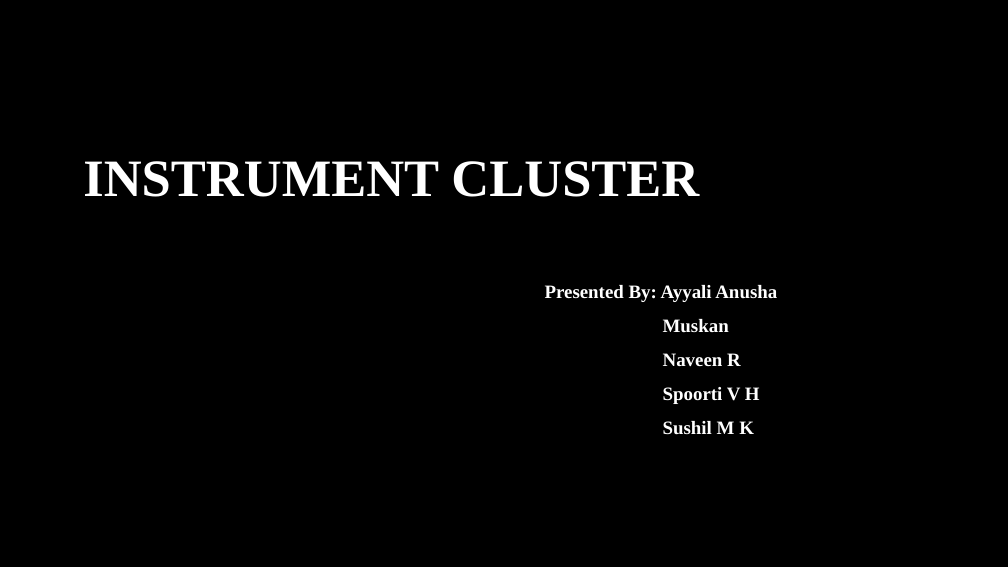
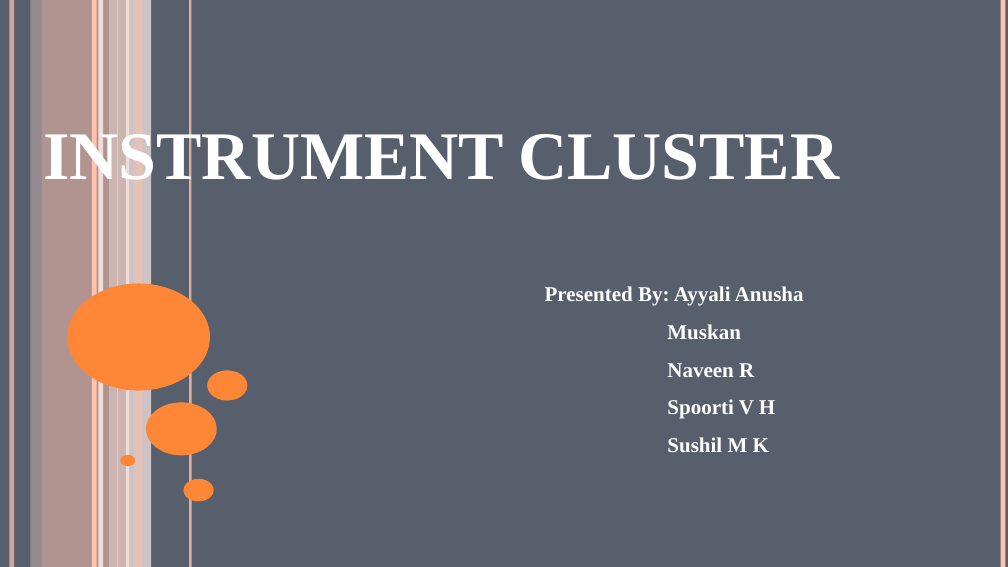
Before and after one commit to SKUP-BATCH4/TEAM-5-IC, a slide deck: slide 1 of INSTRUMENTAL CLUSTER.pptx. Drawn at 1008x567 pixels with LibreOffice and Linux fonts; fonts in the diff are those of the drawing; background and template pictures are left out. Boxes give left, top, right and bottom in pixels: in the first picture for what was removed or moved away, otherwise in the second. Text is boxed around its words. In the diff, an @@ line names an element or a change of style, - is before the commit and + after.

```diff
--- a/INSTRUMENTAL CLUSTER.pptx
+++ b/INSTRUMENTAL CLUSTER.pptx
@@ background picture (left out) to #575F6D @@
@@ line added from (12, 0) to (12, 567), #FEC3AE 4.5 pt @@
@@ rectangle added at (30,0,42,567), fill #FFD9CE at 36% opacity @@
@@ rectangle added at (42,0,110,567), fill #FEC3AE at 54% opacity @@
@@ line added from (95, 0) to (95, 567), #FEC3AE 4.5 pt @@
@@ line added from (101, 0) to (101, 567), #FFEDE8 4.5 pt @@
@@ rectangle added at (109,0,129,567), fill #FFD9CE at 70% opacity @@
@@ line added from (118, 0) to (118, 567), #FEC3AE 0.75 pt @@
@@ rectangle added at (126,0,151,567), fill #FFEDE8 at 71% opacity @@
@@ rectangle added at (135,0,143,567), fill #FEC3AE at 51% opacity @@
@@ line added from (191, 0) to (191, 567), #FEC3AE 2.25 pt @@
@@ line added from (1003, 0) to (1003, 567), #FEC3AE 4.5 pt @@
@@ title "INSTRUMENT CLUSTER": place and size @@
-title "INSTRUMENT CLUSTER" at (83,161,699,197)
+title "INSTRUMENT CLUSTER" at (43,126,839,192)
@@ title "INSTRUMENT CLUSTER" at (43,126,839,192): size 50 to 64.8 pt, small capitals on; alignment centre to left; line spacing 0.9 to 1 @@
@@ text "Presented By: Ayyali Anusha" at (545,286,804,452): size 18 to 20 pt @@
@@ ellipse added at (67,284,210,391), fill #FE8637 @@
@@ ellipse added at (207,371,247,401), fill #FE8637 @@
@@ ellipse added at (146,402,217,455), fill #FE8637 @@
@@ ellipse added at (120,455,135,467), fill #FE8637 @@
@@ ellipse added at (184,479,214,501), fill #FE8637 @@
```
Also in this commit, not shown: 10 other slides changed, 6 slides added, 2 slides removed.
